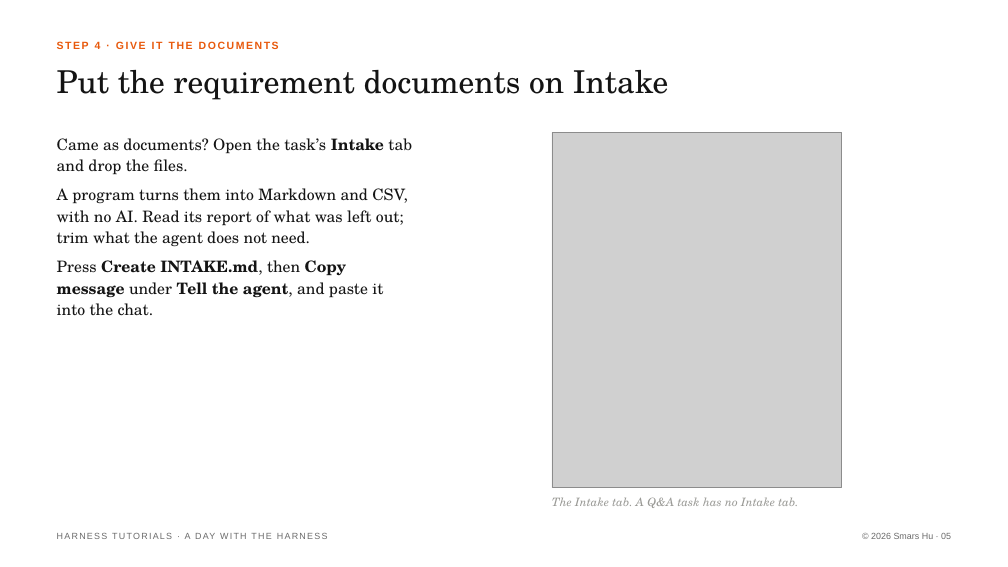
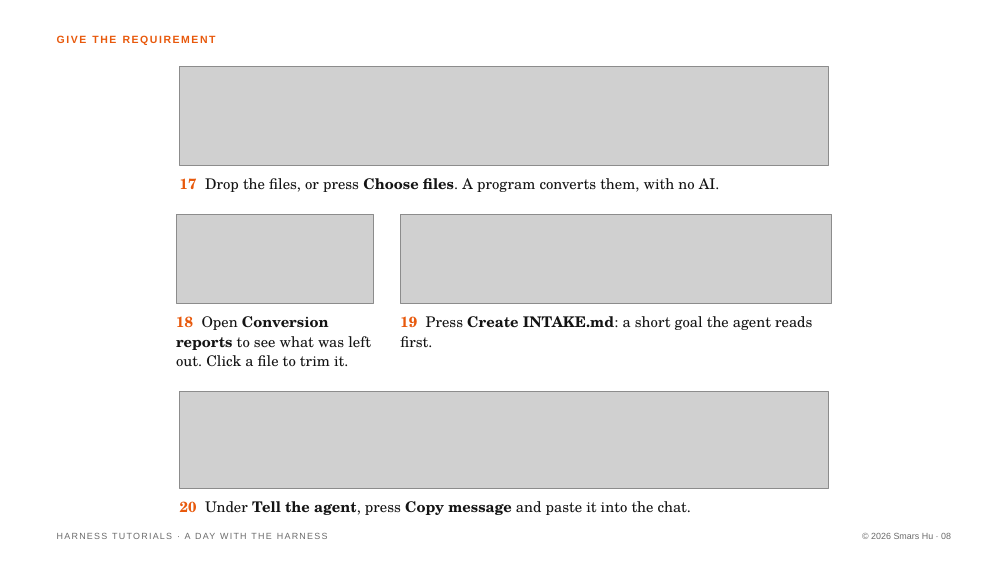
Before and after one commit to Smars-Bin-Hu/ai-exploration, a slide deck: slide 8 of source/tutorials/1_day.pptx (slide 5 before the commit). Drawn at 1008x567 pixels with LibreOffice and Linux fonts; fonts in the diff are those of the drawing; grey boxes stand for pictures. Boxes give left, top, right and bottom in pixels: in the first picture for what was removed or moved away, otherwise in the second. Text is boxed around its words. In the diff, an @@ line names an element or a change of style, - is before the commit and + after.

```diff
--- a/source/tutorials/1_day.pptx
+++ b/source/tutorials/1_day.pptx
@@ text at (57,35,216,45): text changed @@
-STEP 4 · GIVE IT THE DOCUMENTS
+GIVE THE REQUIREMENT
@@ text removed at (57,70,669,100) @@
-Put the requirement documents on Intake
@@ picture added at (180,67,828,166) @@
@@ text removed at (57,138,412,298) @@
-Came as documents? Open the task’s Intake tab and drop the files.
-A program turns them into Markdown and CSV, with no AI. Read its report of what was left out; trim what the agent does not need.
-Press Create INTAKE.md, then Copy message under Tell the agent, and paste it into the chat.
@@ picture removed at (552,132,842,488) @@
@@ text added at (180,178,720,192), 14 pt, text #141414 @@
+17 Drop the files, or press Choose files. A program converts them, with no AI.
@@ picture added at (176,214,374,303) @@
@@ picture added at (401,214,832,303) @@
@@ text added at (176,316,371,367), 14 pt, text #141414 @@
+18 Open Conversion reports to see what was left out. Click a file to trim it.
@@ text added at (400,316,812,330), 14 pt, text #141414 @@
+19 Press Create INTAKE.md: a short goal the agent reads first.
@@ picture added at (180,391,828,488) @@
@@ text added at (180,501,691,515), 14 pt, text #141414 @@
+20 Under Tell the agent, press Copy message and paste it into the chat.
@@ text removed at (552,497,798,508) @@
-The Intake tab. A Q&A task has no Intake tab.
```
Also in this commit, not shown: 12 other slides changed, 5 slides added, 2 slides removed, 28 other files.
